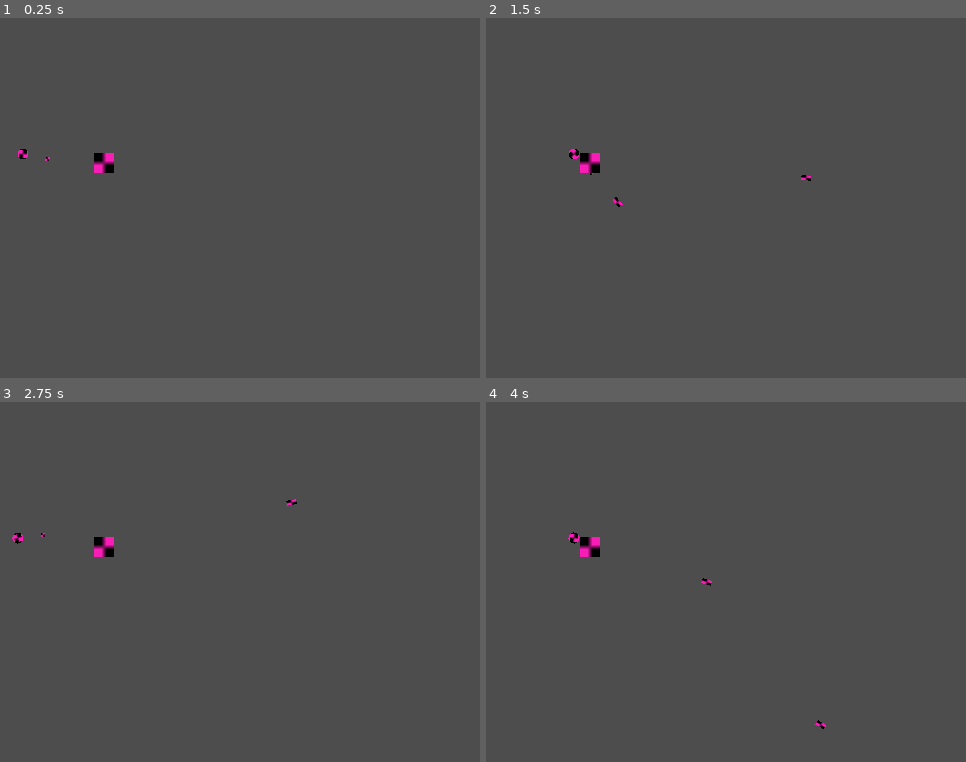
Above: before the commit, frames 1-4 (two rows, left to right).
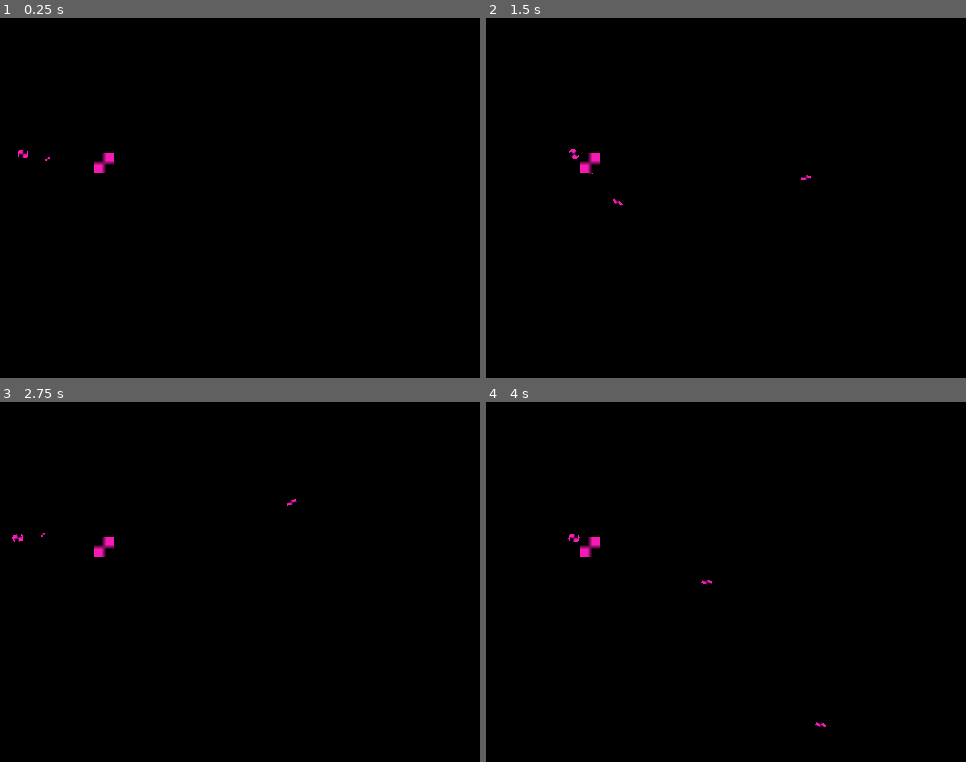
Above: after the commit, the same moments.

Repository: wingitman/SmallProjects
Game: Godot game, scene res://scenes/Pointer.tscn
Two runs of this game, one before a commit and one after it. Both use one fixed random seed, a clock stepped at 60 frames per second and the inputs below. This scene is started directly instead of the project's main scene.
Inputs (mouse positions are in pixels of both pictures, inside the frame that each line leads up to):
- Up to frame 1 (0.25 s): no input
- Up to frame 2 (1.5 s): tap Enter (ui_accept) at 0.5, 0.77 s; move the mouse to (831, 180) at 0.52 s; hold Right (ui_right) from 0.53 s (still down); click (831, 180) at 0.6 s; move the mouse to (630, 216) at 1.27 s; click (630, 216) at 1.35 s
- Up to frame 3 (2.75 s): tap Enter (ui_accept) at 1.52 s; move the mouse to (288, 502) at 2.02 s; release Right (ui_right) at 2.03 s; hold Left (ui_left) from 2.03 s (still down); click (288, 502) at 2.1 s
- Up to frame 4 (4 s): move the mouse to (702, 654) at 2.77 s; release Left (ui_left) at 2.78 s; hold Right (ui_right) from 2.78 s (still down); click (702, 654) at 2.85 s; tap Enter (ui_accept) at 3.02, 3.77 s; move the mouse to (870, 636) at 3.52 s; click (870, 636) at 3.6 s

The runs differ from the first frame. In frame 1, 100% of the frame differs, in the area x 0-100%, y 0-100%; in frame 2, 100%; in frame 3, 100%; in frame 4, 100%.

Commit message:
bullet collission

Diff:
--- a/project.godot
+++ b/project.godot
@@ -28,9 +28,8 @@
 
 window/size/viewport_width=480
 window/size/viewport_height=360
-window/size/resizable=false
 window/size/transparent=true
-window/stretch/mode="viewport"
+window/stretch/mode="canvas_items"
 window/stretch/aspect="expand"
 
 [dotnet]
@@ -86,3 +85,4 @@
 
 renderer/rendering_method.mobile="gl_compatibility"
 driver/threads/thread_model=2
+viewport/transparent_background=true
--- a/scripts/bullet.gd
+++ b/scripts/bullet.gd
@@ -2,6 +2,7 @@
 
 var direction = Vector2(1,0)
 var speed = 300
+var bounces = 3
 # Called when the node enters the scene tree for the first time.
 func _ready():
 	connect("body_entered",_collide)
@@ -11,4 +12,14 @@
 	position += speed * direction * delta
 
 func _collide(body):
-	print("Collide: ",body.name)
+	print("Collide: ",body.name, " : ", self.get_parent().name)
+	if (body.name != self.get_parent().name) and bounces <= 0:
+		queue_free()
+	else:
+		var incidence = global_rotation - body.global_rotation
+		# Calculate the angle of reflection
+		var reflection = incidence
+		# Calculate the reflected rotation angle
+		var reflected_rotation = global_rotation - incidence + reflection
+		# Set the rotation of the reflected laser
+		global_rotation = reflected_rotation
